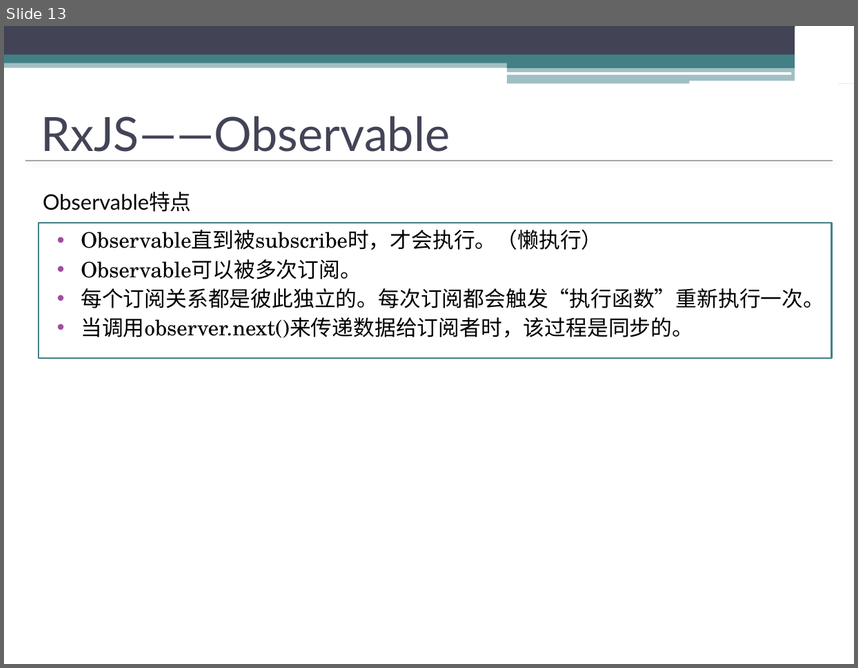
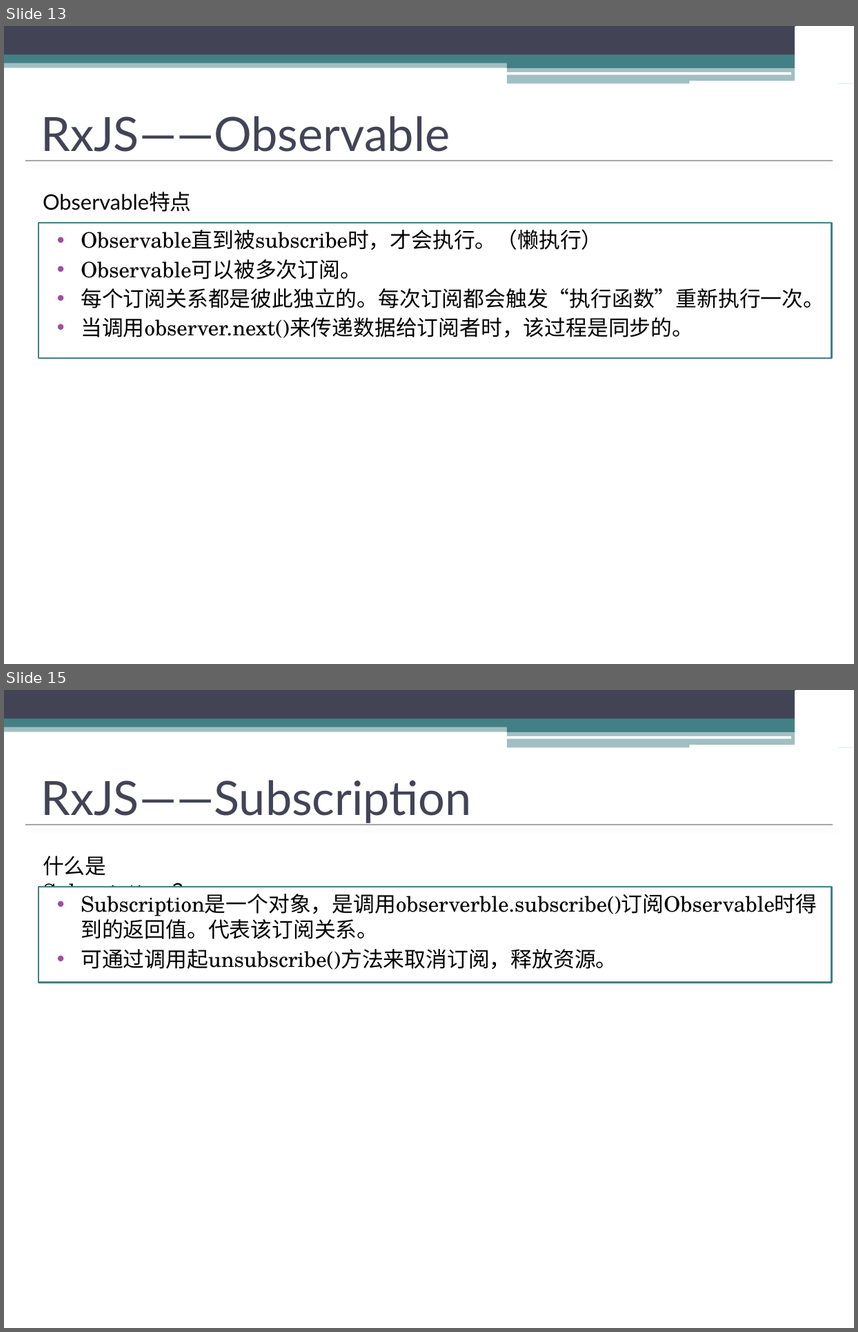
Before and after one commit to watermoonlx/rxjs_demo, a slide deck: Rxjs分享/New Microsoft PowerPoint Presentation.pptx. Shown one above the other, each under a label of ours: slide 13 before the commit, slides 13 and 15 after it; the slides between them are not shown. The pictures are 858x668 and 858x1332 pixels, drawn with LibreOffice and Linux fonts; fonts in the diff are those of the drawing; background and template pictures are left out. Boxes give left, top, right and bottom in pixels: in the first picture for what was removed or moved away, otherwise in the second. Text is boxed around its words. In the diff, an @@ line names an element or a change of style, - is before the commit and + after.

```diff
--- a/Rxjs分享/New Microsoft PowerPoint Presentation.pptx
+++ b/Rxjs分享/New Microsoft PowerPoint Presentation.pptx
@@ slide 15 added at bbox=[4, 690, 854, 1328], background #FFFFFF; not listed: 15 template elements that a slide beside it also shows @@
@@ title added at bbox=[41, 780, 472, 823], 40 pt, text #424456 @@
+RxJS——Subscription
@@ text added at bbox=[43, 856, 167, 906], 18 pt, text #000000 @@
+什么是Subscription ？
@@ text added at bbox=[38, 887, 831, 982], fill #FFFFFF, outline #438086 1.5 pt, 18 pt, text #000000 @@
+• Subscription是一个对象，是调用observerble.subscribe()订阅Observable时得到的返回值。代表该订阅关系。
+• 可通过调用起unsubscribe()方法来取消订阅，释放资源。
```
Also in this commit, not shown: 1 slide changed, 3 other slides added, 1 other file.
